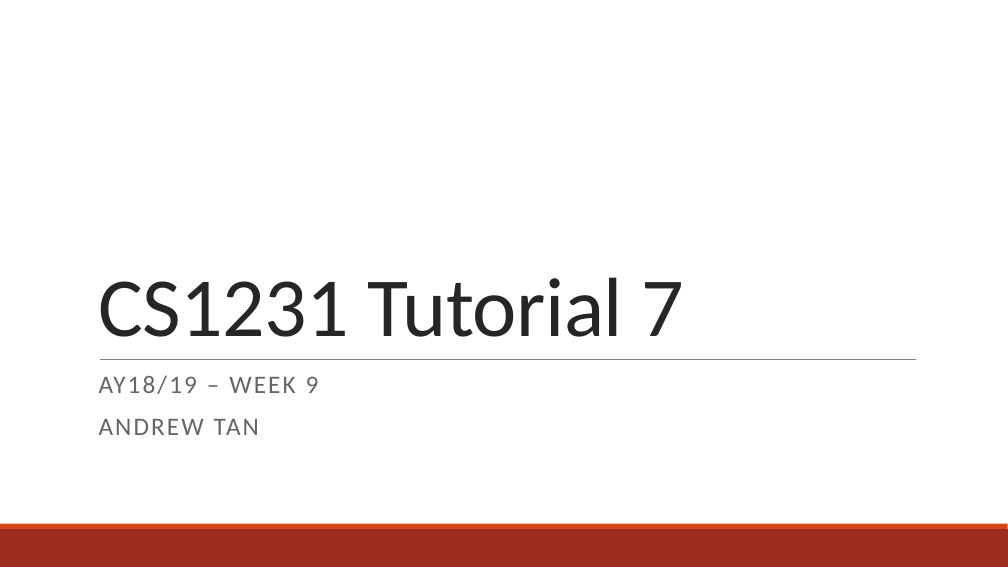
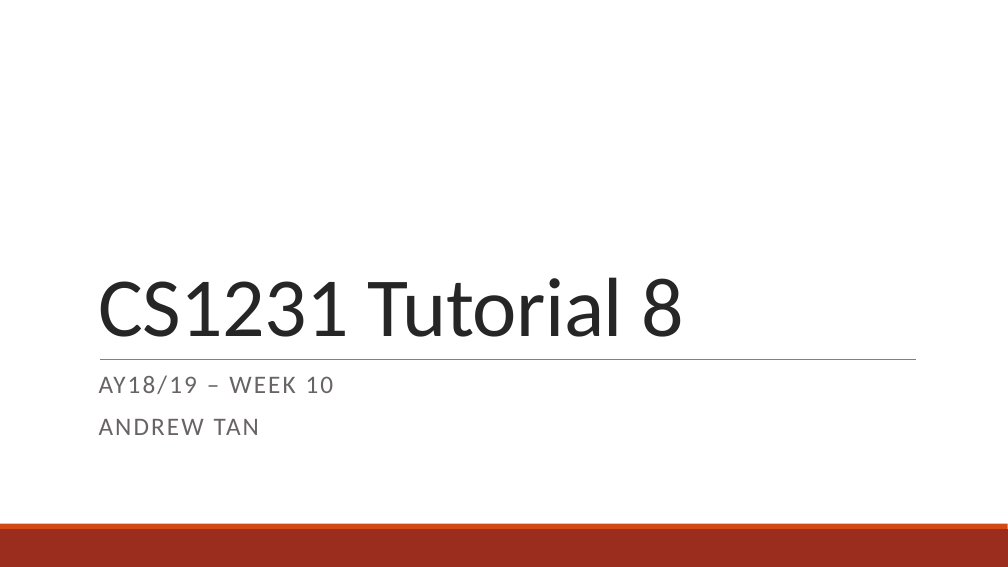
Before and after one commit to andrewtanJS/CS1231-AY18-19, a slide deck: slide 1 of Tutorial 8/Tutorial 8 - Counting and Probability.pptx. Drawn at 1008x567 pixels with LibreOffice and Linux fonts; fonts in the diff are those of the drawing. Boxes give left, top, right and bottom in pixels: in the first picture for what was removed or moved away, otherwise in the second. Text is boxed around its words. In the diff, an @@ line names an element or a change of style, - is before the commit and + after.

Commit message:
Add week 10 slides

```diff
--- a/Tutorial 8/Tutorial 8 - Counting and Probability.pptx
+++ b/Tutorial 8/Tutorial 8 - Counting and Probability.pptx
@@ title at (98, 277, 684, 337): text changed @@
-CS1231 Tutorial 7
+CS1231 Tutorial 8
@@ subtitle at (99, 375, 334, 394): text changed @@
-AY18/19 – WEEK 9
+AY18/19 – WEEK 10
```
Also in this commit, not shown: 1 other slide changed, 6 slides added, 2 slides removed, 1 other file.
